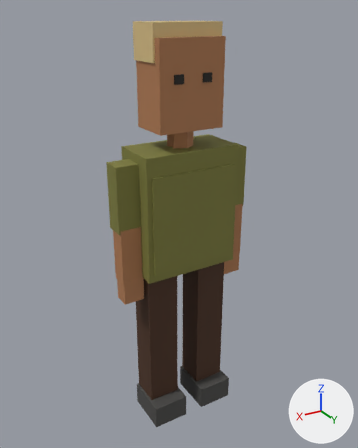
The glTF model assets/visitors/visitor_wildlife_photographer_13.glb as it was, and as the next commit left it.
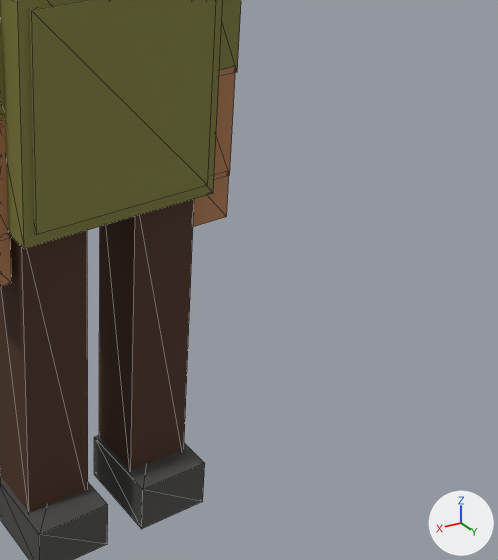
Each version appears first whole from a 50 mm camera at (1.041, 1.717, 1.821) aimed at (0.001, -0.015, 0.955), and next in a close-up on the part from 39% to 100% of the width and 39% to 94% of the height. Arrows for +X, +Y and +Z are at lower right; the lights stay in place. The older version's two pictures come first. The close-ups show mesh edges as thin lines. Vertices at exactly the same position are counted once.

Before the edit, the objects in view are built like this:
```python
me_sm_visitors_visitor_wildlife_photographer_13 = bpy.data.meshes.new('SM_visitors_visitor_wildlife_photographer_13')
me_sm_visitors_visitor_wildlife_photographer_13.from_pydata(...)  # 140 vertices, 212 faces; spans x -0.31..0.31, y -0.13..0.13, z 0.0..1.78
me_sm_visitors_visitor_wildlife_photographer_13.materials.append(mat_mat_palette)  # picture img_palette
ob_sm_visitors_visitor_wildlife_photographer_13 = bpy.data.objects.new('SM_visitors_visitor_wildlife_photographer_13', me_sm_visitors_visitor_wildlife_photographer_13)
ob_sm_visitors_visitor_wildlife_photographer_13.location = (0.0, 0.0, 0.0)
```
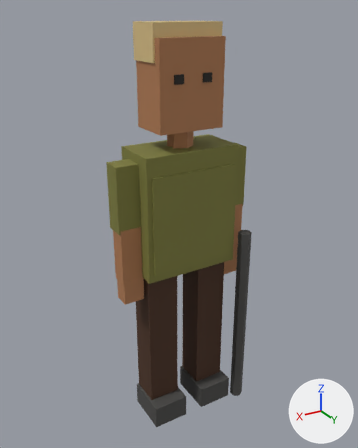
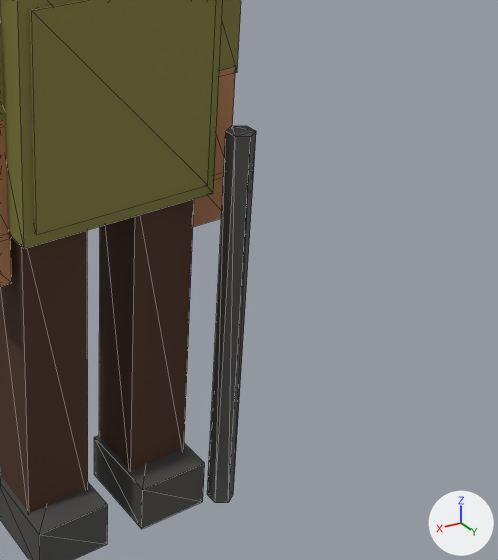
The newer file is also turned or shifted as a whole; pictures and numbers use the older file's frame.

The edits, one by one:
me_sm_visitors_visitor_wildlife_photographer_13 is used by ob_sm_visitors_visitor_wildlife_photographer_13; location (0.0, 0.0, 0.0).
me_sm_visitors_visitor_wildlife_photographer_13 had 140 vertices, 212 faces and spanned x -0.31..0.31, y -0.13..0.13, z 0.0..1.78.
me_sm_visitors_visitor_wildlife_photographer_13 now has 152 vertices, 232 faces and spans x -0.31..0.31, y -0.13..0.16, z 0.0..1.78.
me_sm_visitors_visitor_wildlife_photographer_13 part 1: a new loose piece, a 6-sided cylinder along z spanning x -0.283..-0.231, y 0.098..0.158, z 0.0..0.91, in mat_mat_palette (picture img_palette).
Other edits to the shape of me_sm_visitors_visitor_wildlife_photographer_13 do not show in these pictures.

What differs and where, as boxes [x1, y1, x2, y2] in the close-ups (498 x 560 px):
'SM_visitors_visitor_wildlife_photographer_13', reshaped: before [0, 0, 241, 560]; after [0, 0, 256, 560]
part 1 of me_sm_visitors_visitor_wildlife_photographer_13, added: after [207, 126, 256, 503]
